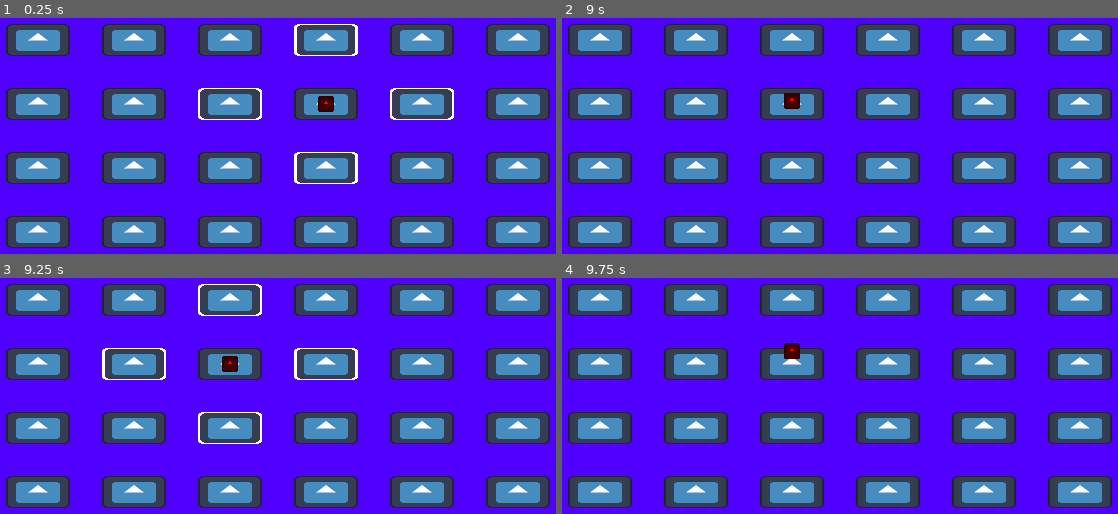
Above: before the commit, frames 1-4 (two rows, left to right).
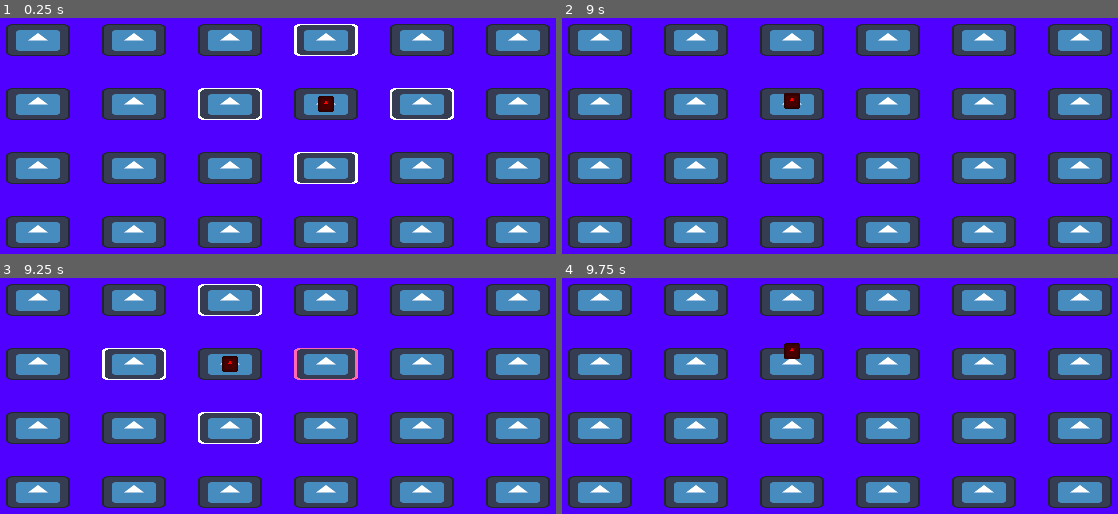
Above: after the commit, the same moments.

Repository: RacBrosGaming/Love-Note
Game: Godot game, scene res://Levels/class_room.tscn
Two runs of this game, one before a commit and one after it. Both use one fixed random seed, a clock stepped at 60 frames per second and the inputs below. The engine's default icon, where the game draws it, is replaced by a stand-in: a white triangle on a blue panel in a dark square.
Inputs (mouse positions are in pixels of both pictures, inside the frame that each line leads up to):
- Up to frame 1 (0.25 s): no input
- Up to frame 2 (9 s): tap Enter at 0.5, 3.5, 6.5 s; move the mouse to (806, 164) at 0.52 s; hold Space (select) 0.53-1.28 s; hold Up (up) 0.53-2.03 s; click (806, 164) at 0.67 s; move the mouse to (1034, 145) at 1.27 s; tap Space (select) at 1.35, 2, 2.85, 4.35, 5, 5.85, 7.35, 8.85 s; click (1034, 145) at 1.42 s; move the mouse to (645, 36) at 2.02 s; hold Space (select) 2.03-2.78 s; hold Left (left) 2.03-3.53 s; click (645, 36) at 2.17 s; move the mouse to (873, 91) at 2.77 s; click (873, 91) at 2.92 s; move the mouse to (outside the picture) at 3.52 s; hold Down (down) 3.53-4.28 s; hold Space (select) 3.53-4.28 s; click (outside the picture) at 3.67 s; move the mouse to (979, 74) at 4.27 s; hold Right (right) 4.28-5.03 s; click (979, 74) at 4.42 s; move the mouse to (712, 110) at 5.02 s; hold Up (up) 5.03-5.78 s; hold Space (select) 5.03-5.78 s; click (712, 110) at 5.17 s; move the mouse to (outside the picture) at 5.77 s; hold Right (right) 5.78-8.03 s; click (outside the picture) at 5.92 s; move the mouse to (806, 164) at 6.52 s; hold Space (select) 6.53-7.28 s; click (806, 164) at 6.67 s; move the mouse to (1034, 145) at 7.27 s; click (1034, 145) at 7.42 s; move the mouse to (645, 36) at 8.02 s; hold Down (down) 8.03-8.78 s; hold Space (select) 8.03-8.78 s; click (645, 36) at 8.17 s; move the mouse to (873, 91) at 8.77 s; hold Left (left) from 8.78 s (still down); click (873, 91) at 8.92 s
- Up to frame 3 (9.25 s): keep holding Left (left)
- Up to frame 4 (9.75 s): move the mouse to (outside the picture) at 9.52 s; release Left (left) at 9.53 s; hold Up (up) from 9.53 s (still down); hold Space (select) from 9.53 s (still down); click (outside the picture) at 9.67 s

Frames 1-2 are identical in both runs. In frame 3, 0.2% of the frame differs, in the area x 52-65%, y 29-44%; in frame 4, nothing differs.

Commit message:
Adding mouse/touch events to desk interaction

Diff:
--- a/Scenes/desk.gd
+++ b/Scenes/desk.gd
@@ -1,27 +1,45 @@
 extends Area2D
 class_name Desk
 
-#signal desk_selected()
+signal desk_selected(desk: Desk)
+signal desk_hovered(desk: Desk)
 
 @onready var sprite_2d: Sprite2D = $Sprite2D
 @onready var shader: ShaderMaterial = sprite_2d.material
 
-#func _on_mouse_entered() -> void:
-	#highlight(true)
-#
-#func _on_mouse_exited() -> void:
-	#highlight(false)
-#
-#func _on_input_event(_viewport: Node, event: InputEvent, _shape_idx: int) -> void:
-	#if event is InputEventMouseButton && event.is_released():
-		#desk_selected.emit()
+var active: bool: set = set_active
+var pending_hover := false
+
+func set_active(value: bool) -> void:
+	active = value
+	highlight(active)
+
+func _ready() -> void:
+	input_event.connect(_on_input_event)
+	mouse_entered.connect(_on_mouse_entered)
+	mouse_exited.connect(_on_mouse_exited)
+
+func _process(_delta: float) -> void:
+	if pending_hover && active:
+		desk_hovered.emit(self)
+		pending_hover = false
+
+func _on_mouse_entered() -> void:
+	desk_hovered.emit(self)
+	pending_hover = !active
+
+func _on_mouse_exited() -> void:
+	pending_hover = false
+
+func _on_input_event(_viewport: Node, event: InputEvent, _shape_idx: int) -> void:
+	if (event is InputEventMouseButton || event is InputEventScreenTouch) && event.is_released():
+		desk_selected.emit(self)
 
 func highlight(enabled: bool) -> void:
 	shader.set_shader_parameter("enabled", enabled)
 
 func super_highlight(enabled: bool) -> void:
 	if enabled:
-		highlight(true)
 		shader.set_shader_parameter("color", Color.HOT_PINK)
 	else:
 		shader.set_shader_parameter("color", Color.WHITE)
--- a/Scenes/note.gd
+++ b/Scenes/note.gd
@@ -10,7 +10,6 @@
 	"up": Vector2i.UP,
 }
 var selected_desk: Desk
-var next_desk: Desk
 var last_position: Vector2
 var nearby_desks: Dictionary#[String, Vector2i]
 var moving := false
@@ -31,12 +30,7 @@
 		if event.is_action_pressed(direction):
 			if nearby_desks.has(direction):
 				var desk: Desk = nearby_desks[direction]
-				if is_instance_valid(desk):
-					if is_instance_valid(selected_desk):
-						selected_desk.super_highlight(false)
-					next_desk = desk
-					next_desk.super_highlight(true)
-					selected_desk = next_desk
+				select_desk(desk)
 	if event.is_action_pressed("select"):
 		move()
 
@@ -63,10 +57,13 @@
 func check_neaby_desks() -> void:
 	reset_nearby_desks()
 	for direction: String in directions.keys():
-		var desk := get_nearby_desk(directions[direction])
+		var direction_vector: Vector2i = directions[direction]
+		var desk := get_nearby_desk(direction_vector)
 		if is_instance_valid(desk):
 			nearby_desks[direction] = desk
-			desk.highlight(true)
+			desk.desk_selected.connect(_on_desk_selected)
+			desk.desk_hovered.connect(_on_desk_hovered)
+			desk.active = true
 
 func get_nearby_desk(direction: Vector2i) -> Desk:
 	var desk: Desk
@@ -78,7 +75,23 @@
 
 func reset_nearby_desks() -> void:
 	for desk: Desk in nearby_desks.values():
-		desk.highlight(false)
+		desk.active = false
+		desk.desk_selected.disconnect(_on_desk_selected)
+		desk.desk_hovered.disconnect(_on_desk_hovered)
 		desk.super_highlight(false)
 	nearby_desks.clear()
 	selected_desk = null
+
+func select_desk(desk: Desk) -> void:
+	if is_instance_valid(desk):
+		if is_instance_valid(selected_desk):
+			selected_desk.super_highlight(false)
+		selected_desk = desk
+		selected_desk.super_highlight(true)
+
+func _on_desk_hovered(desk: Desk) -> void:
+	select_desk(desk)
+
+func _on_desk_selected(desk: Desk) -> void:
+	select_desk(desk)
+	move()
